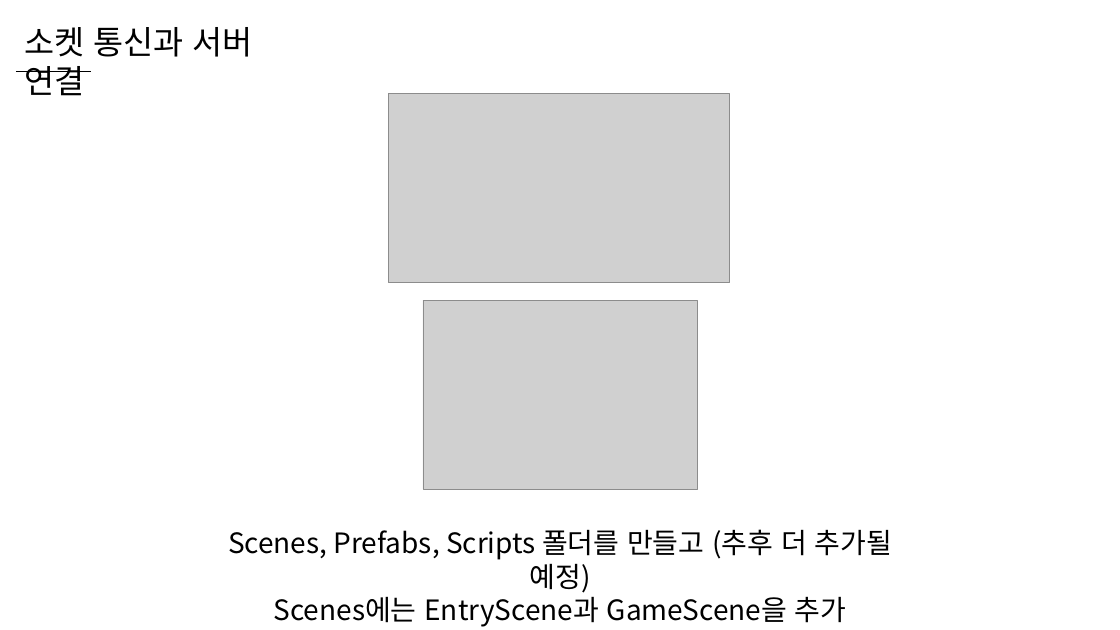
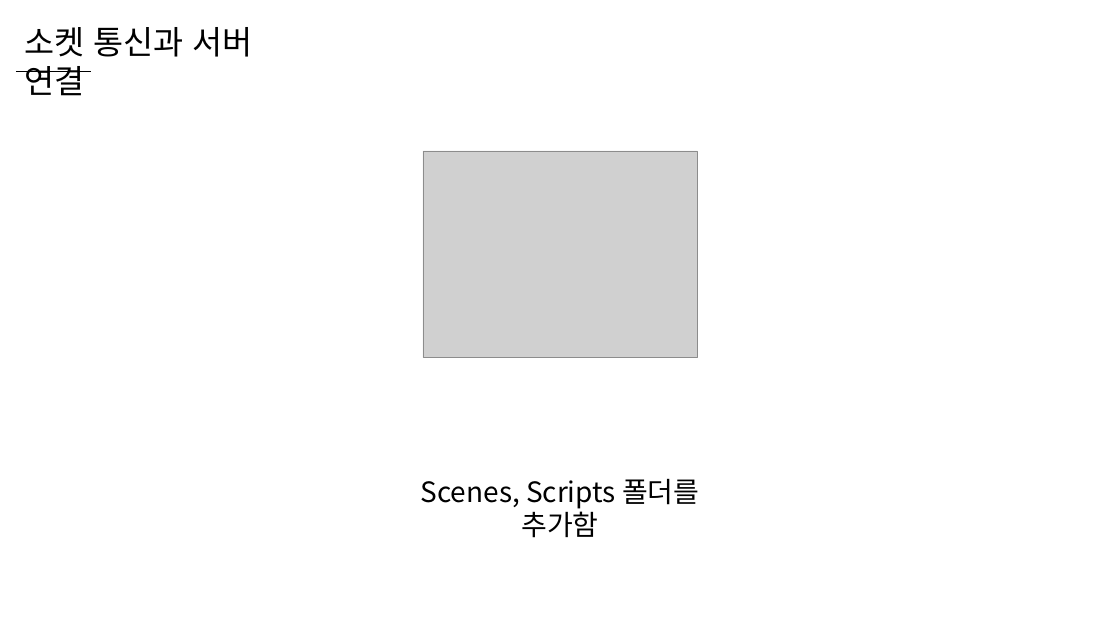
Before and after one commit to WooLyung/2023-Unity-Lecture, a slide deck: slide 34 of Day 1/Day 1.pptx. Drawn at 1120x630 pixels with LibreOffice and Linux fonts; fonts in the diff are those of the drawing; grey boxes stand for pictures. Boxes give left, top, right and bottom in pixels: in the first picture for what was removed or moved away, otherwise in the second. Text is boxed around its words. In the diff, an @@ line names an element or a change of style, - is before the commit and + after.

```diff
--- a/Day 1/Day 1.pptx
+++ b/Day 1/Day 1.pptx
@@ picture removed at [388, 93, 730, 282] @@
@@ picture added at [423, 151, 697, 358] @@
@@ picture removed at [423, 300, 697, 489] @@
@@ text at [421, 478, 699, 538]: text changed @@
-Scenes, Prefabs, Scripts 폴더를 만들고 (추후 더 추가될 예정)
-Scenes에는 EntryScene과 GameScene을 추가
+Scenes, Scripts 폴더를 추가함
```
Also in this commit, not shown: 7 other slides changed, 20 slides added, 1 slide removed, 7 other files.
